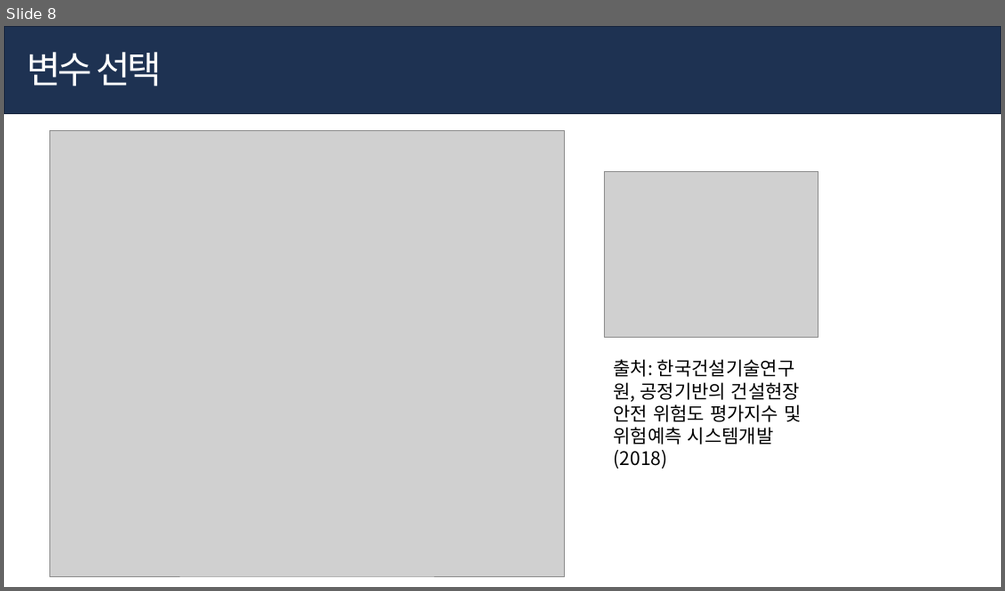
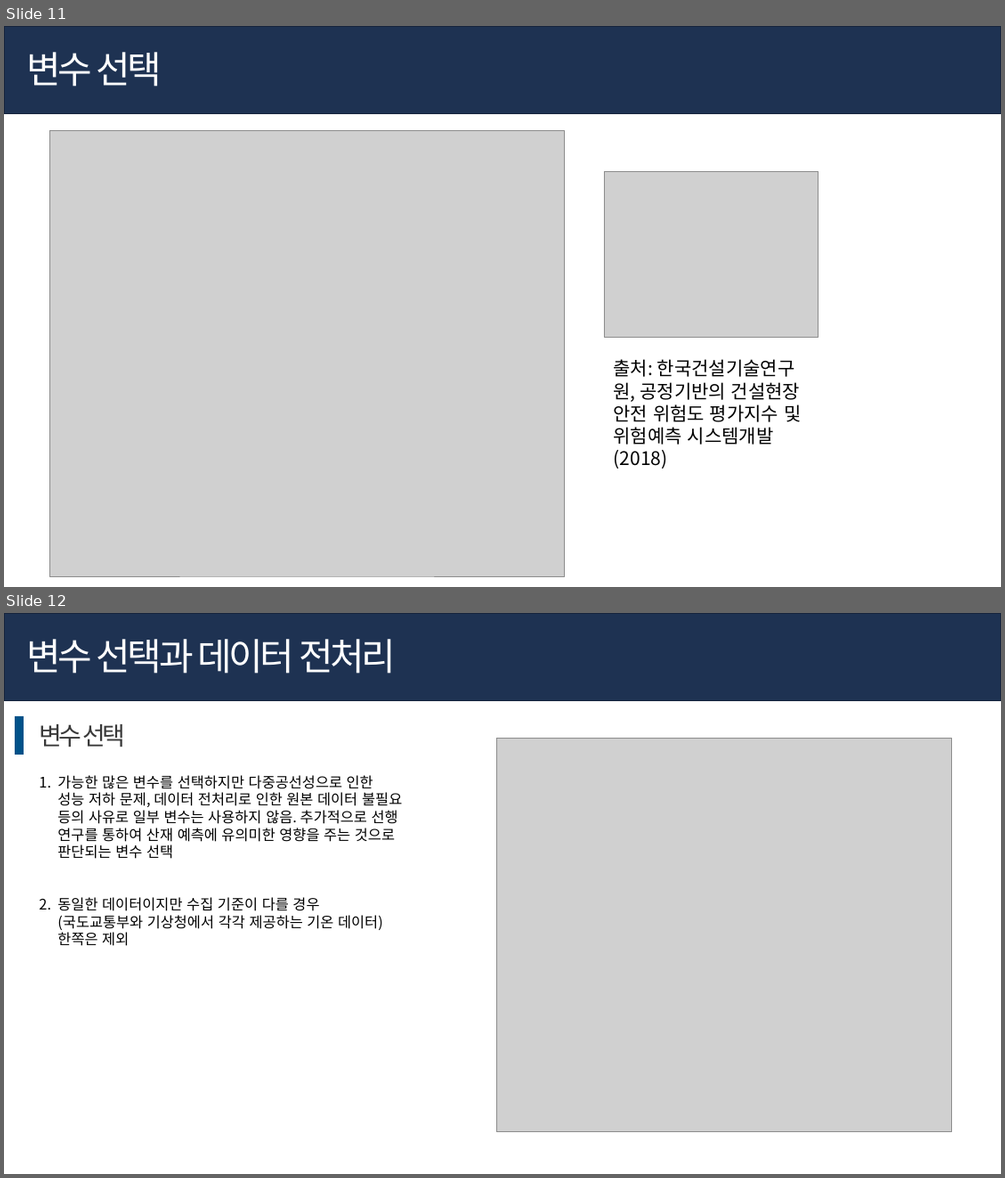
Before and after one commit to hyk2202/mega_final_project, a slide deck: ppt_김한열.pptx. Shown one above the other, each under a label of ours: slide 8 before the commit, slides 11 and 12 after it. The pictures are 1005x591 and 1005x1178 pixels, drawn with LibreOffice and Linux fonts; fonts in the diff are those of the drawing; grey boxes stand for pictures. Boxes give left, top, right and bottom in pixels: in the first picture for what was removed or moved away, otherwise in the second. Text is boxed around its words. In the diff, an @@ line names an element or a change of style, - is before the commit and + after.

```diff
--- a/ppt_김한열.pptx
+++ b/ppt_김한열.pptx
@@ slide 12 added at (4,613,1001,1174), background #FFFFFF @@
@@ rectangle added at (4,613,1001,701), fill #1E3252, outline #16253D 1 pt @@
@@ text added at (26,639,396,674), 36 pt, text #FFFFFF @@
+변수 선택과 데이터 전처리
@@ rectangle added at (15,716,24,755), fill #005289 @@
@@ text added at (39,724,125,747), 24 pt, text #393939 @@
+변수 선택
@@ picture added at (497,738,952,1132) @@
@@ text added at (57,775,402,946), 14 pt, text #000000 @@
+1. 가능한 많은 변수를 선택하지만 다중공선성으로 인한 성능 저하 문제, 데이터 전처리로 인한 원본 데이터 불필요 등의 사유로 일부 변수는 사용하지 않음. 추가적으로 선행 연구를 통하여 산재 예측에 유의미한 영향을 주는 것으로 판단되는 변수 선택
+2. 동일한 데이터이지만 수집 기준이 다를 경우 (국도교통부와 기상청에서 각각 제공하는 기온 데이터) 한쪽은 제외
@@ what was slide 8 is now slide 11 @@
```
Also in this commit, not shown: 8 slides changed, 7 other slides added, 9 other files.
